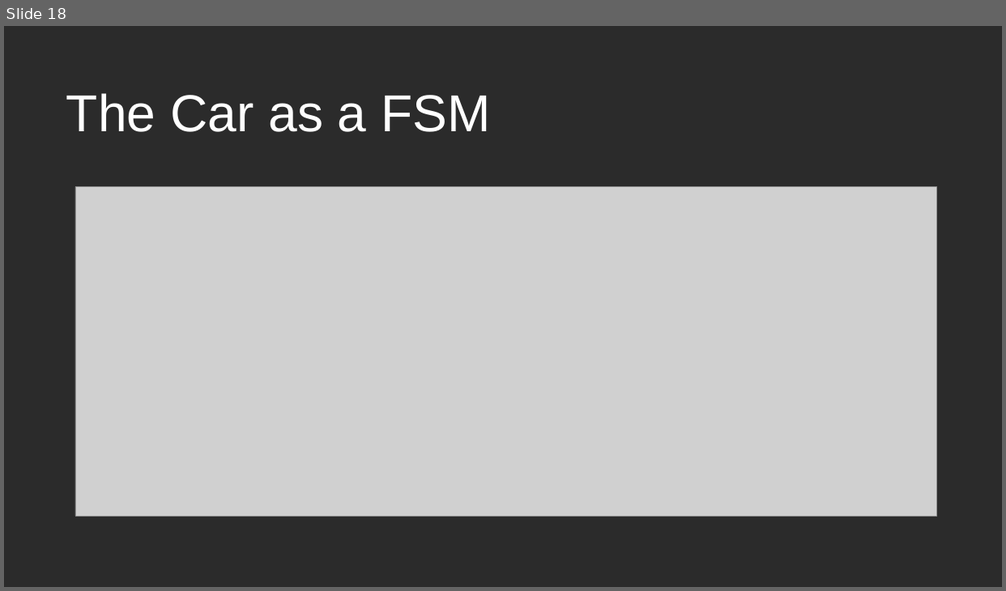
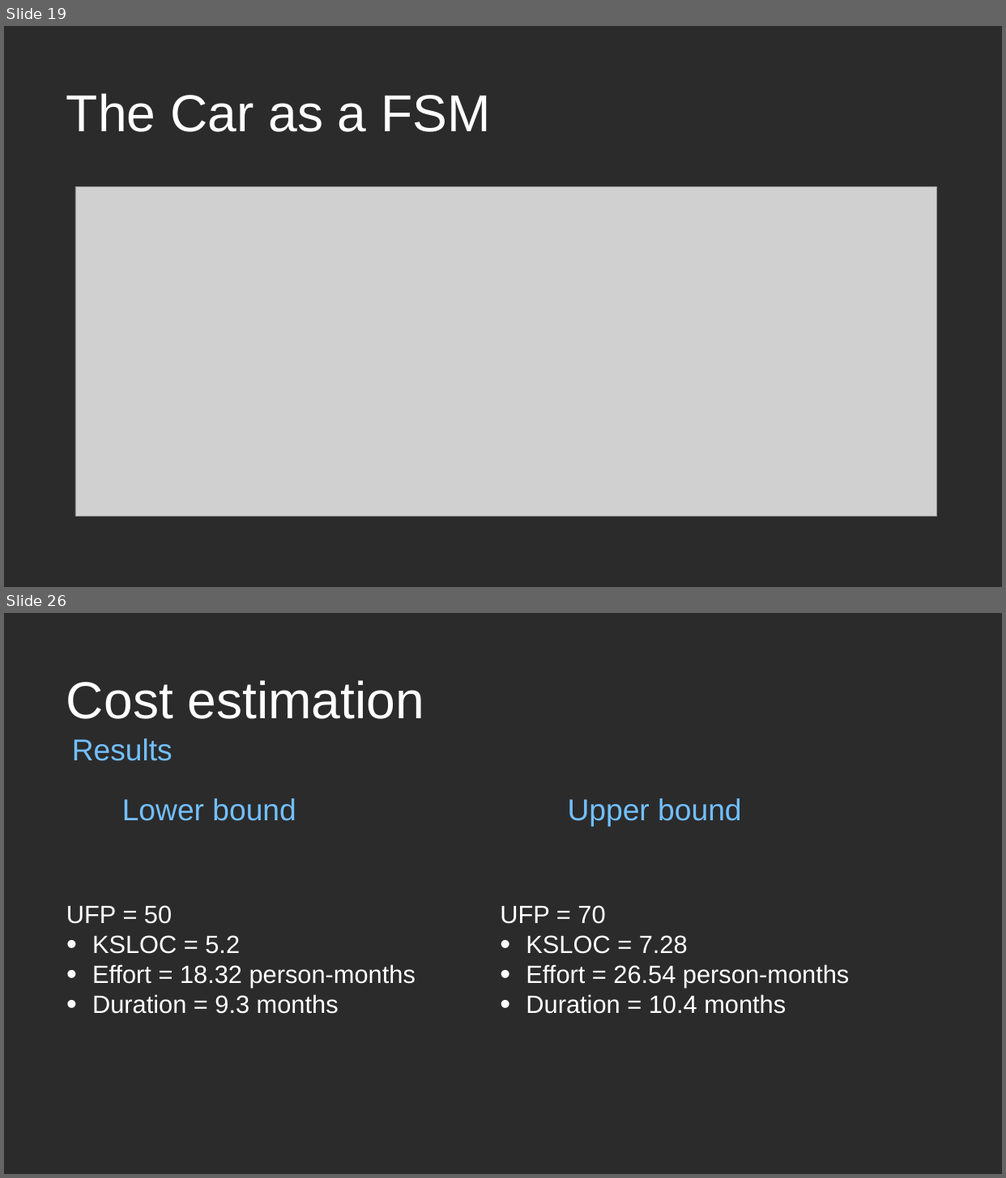
Before and after one commit to insidioso93/PowerEnJoyProject, a slide deck: presentation-integrated.odp. Shown one above the other, each under a label of ours: slide 18 before the commit, slides 19 and 26 after it; the slides between them are not shown. The pictures are 1006x591 and 1006x1178 pixels, drawn with LibreOffice and Linux fonts; fonts in the diff are those of the drawing; grey boxes stand for pictures; background and template pictures are left out; a plain dark background stands for a picture behind light text. Boxes give left, top, right and bottom in pixels: in the first picture for what was removed or moved away, otherwise in the second. Text is boxed around its words. In the diff, an @@ line names an element or a change of style, - is before the commit and + after.

```diff
--- a/presentation-integrated.odp
+++ b/presentation-integrated.odp
@@ slide 26 added at <box>4,613,1002,1174</box>, background picture (left out) @@
@@ text added at <box>66,680,424,719</box>, 100 pt, text #FFFFFF @@
+Cost estimation
@@ text added at <box>72,739,172,761</box>, 58 pt, text #73BFFF @@
+Results
@@ text added at <box>122,798,296,821</box>, 58 pt, text #73BFFF @@
+Lower bound
@@ text added at <box>568,798,741,827</box>, 58 pt, text #73BFFF @@
+Upper bound
@@ text added at <box>66,905,415,1014</box>, 48 pt, text #FFFFFF @@
+UFP = 50
+• KSLOC = 5.2
+• Effort = 18.32 person-months
+• Duration = 9.3 months
@@ text added at <box>500,905,849,1014</box>, 48 pt, text #FFFFFF @@
+UFP = 70
+• KSLOC = 7.28
+• Effort = 26.54 person-months
+• Duration = 10.4 months
@@ what was slide 18 is now slide 19 @@
```
Also in this commit, not shown: 2 slides changed, 7 other slides added, 1 other file.
